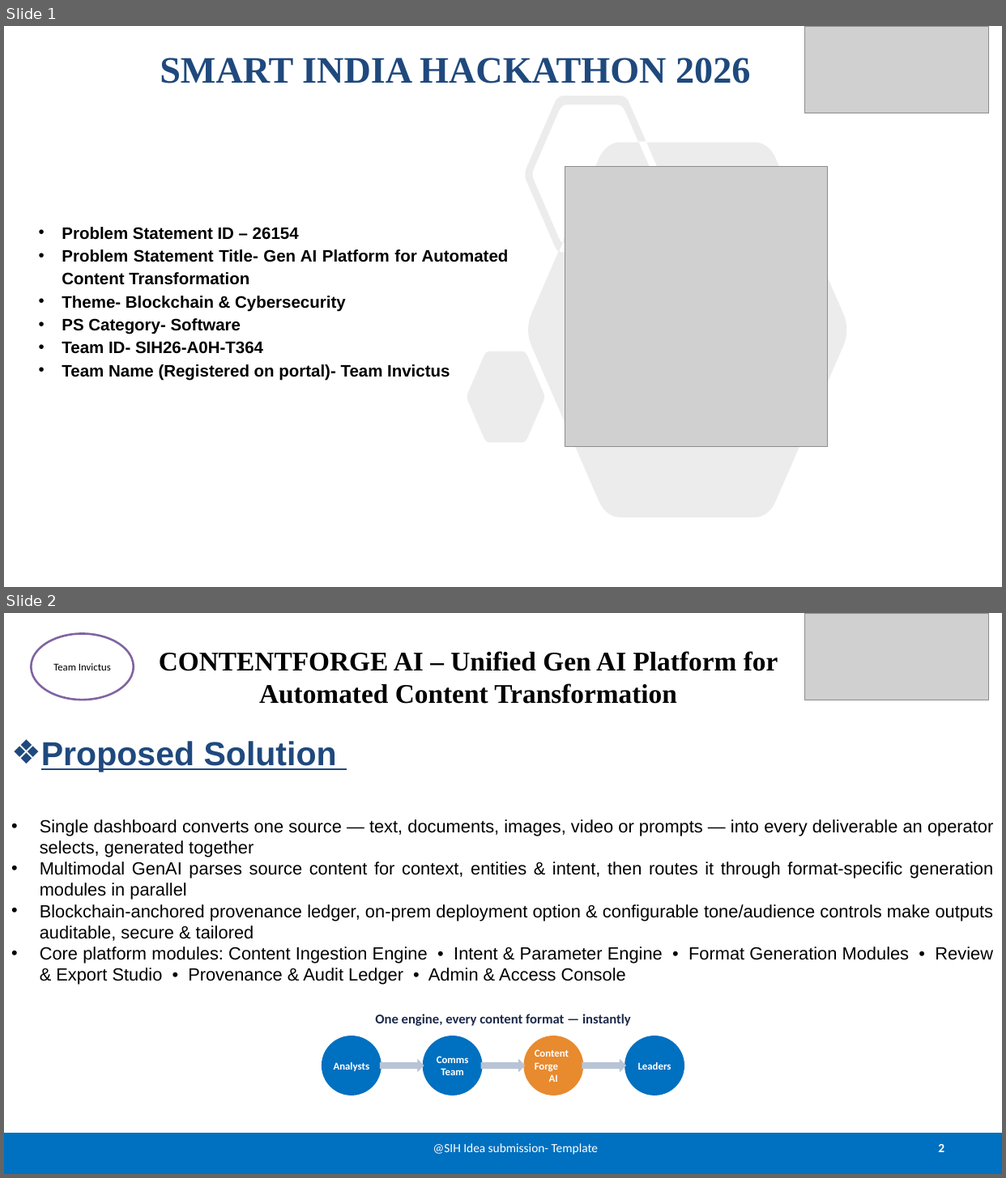
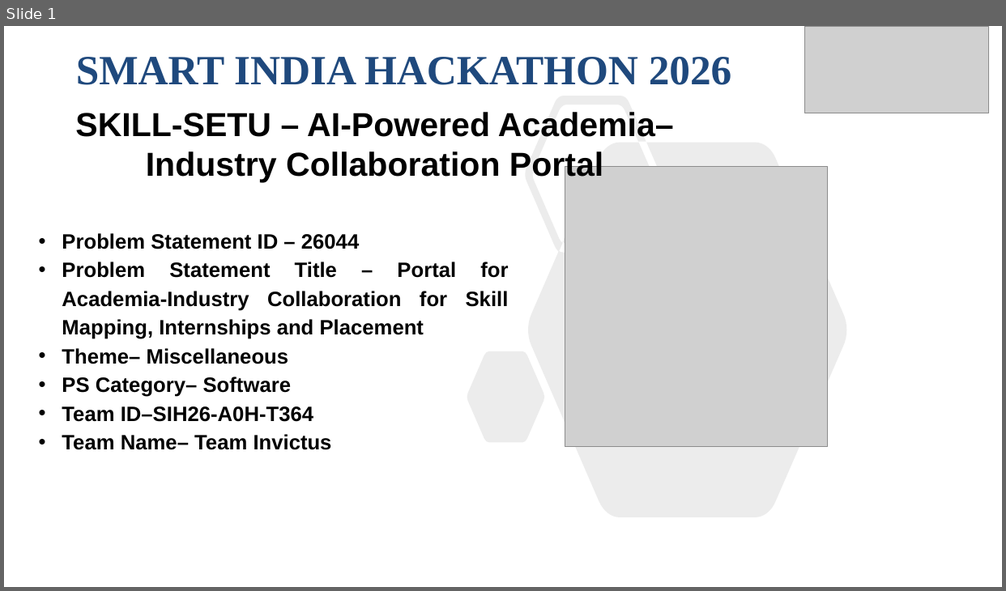
Before and after one commit to NehaD-2896/SIH26-A0H-T364, a slide deck: share/SIH26-A0H-T364_Presentation.pptx. Shown one above the other, each under a label of ours: slides 1 and 2 before the commit, slide 1 after it. The pictures are 1006x1178 and 1006x591 pixels, drawn with LibreOffice and Linux fonts; fonts in the diff are those of the drawing; grey boxes stand for pictures. Boxes give left, top, right and bottom in pixels: in the first picture for what was removed or moved away, otherwise in the second. Text is boxed around its words. In the diff, an @@ line names an element or a change of style, - is before the commit and + after.

```diff
--- a/share/SIH26-A0H-T364_Presentation.pptx
+++ b/share/SIH26-A0H-T364_Presentation.pptx
@@ slide 2 removed at bbox=[4, 613, 1002, 1174], background #FFFFFF @@
@@ ellipse removed at bbox=[31, 634, 134, 700] @@
-Team Invictus
@@ picture removed at bbox=[805, 613, 989, 700] @@
@@ title removed at bbox=[159, 651, 778, 704] @@
-CONTENTFORGE AI – Unified Gen AI Platform for Automated Content Transformation
@@ text removed at bbox=[40, 741, 994, 985] @@
-❖ Proposed Solution
-• Single dashboard converts one source — text, documents, images, video or prompts — into every deliverable an operator selects, generated together
-• Multimodal GenAI parses source content for context, entities & intent, then routes it through format-specific generation modules in parallel
-• Blockchain-anchored provenance ledger, on-prem deployment option & configurable tone/audience controls make outputs auditable, secure & tailored
-• Core platform modules: Content Ingestion Engine • Intent & Parameter Engine • Format Generation Modules • Review & Export Studio • Provenance & Audit Ledger • Admin & Access Console
@@ text removed at bbox=[375, 1014, 631, 1026] @@
-One engine, every content format — instantly
@@ ellipse removed at bbox=[322, 1036, 381, 1096] @@
-Analysts
@@ ellipse removed at bbox=[423, 1036, 483, 1096] @@
-Comms Team
@@ ellipse removed at bbox=[523, 1036, 583, 1096] @@
-ContentForge
-AI
@@ ellipse removed at bbox=[624, 1036, 684, 1096] @@
-Leaders
@@ right arrow removed at bbox=[380, 1059, 424, 1072] @@
@@ right arrow removed at bbox=[481, 1059, 525, 1072] @@
@@ right arrow removed at bbox=[582, 1059, 626, 1072] @@
@@ rectangle removed at bbox=[4, 1133, 1002, 1174] @@
@@ text removed at bbox=[433, 1144, 599, 1155] @@
-@SIH Idea submission- Template
@@ page number removed at bbox=[938, 1144, 944, 1152] @@
-2
@@ slide 1 changed as well @@
@@ title "SMART INDIA HACKATHON 2026": place and size @@
-title "SMART INDIA HACKATHON 2026" at bbox=[160, 58, 750, 84]
+title "SMART INDIA HACKATHON 2026" at bbox=[76, 57, 732, 85]
@@ title "SMART INDIA HACKATHON 2026" at bbox=[76, 57, 732, 85]: size 36 to 40 pt @@
@@ subtitle added at bbox=[75, 112, 674, 182], 32 pt, text #000000, bold @@
+SKILL-SETU – AI-Powered Academia–Industry Collaboration Portal
@@ text at bbox=[62, 233, 509, 450]: text changed; size 16 to 20 pt @@
-• Problem Statement ID – 26154
-• Problem Statement Title- Gen AI Platform for Automated Content Transformation
-• Theme- Blockchain & Cybersecurity
-• PS Category- Software
-• Team ID- SIH26-A0H-T364
-• Team Name (Registered on portal)- Team Invictus
+• Problem Statement ID – 26044
+• Problem Statement Title – Portal for Academia-Industry Collaboration for Skill Mapping, Internships and Placement
+• Theme– Miscellaneous
+• PS Category– Software
+• Team ID–SIH26-A0H-T364
+• Team Name– Team Invictus
```
Also in this commit, not shown: 1 other slide changed, 4 slides added, 3 other slides removed.
